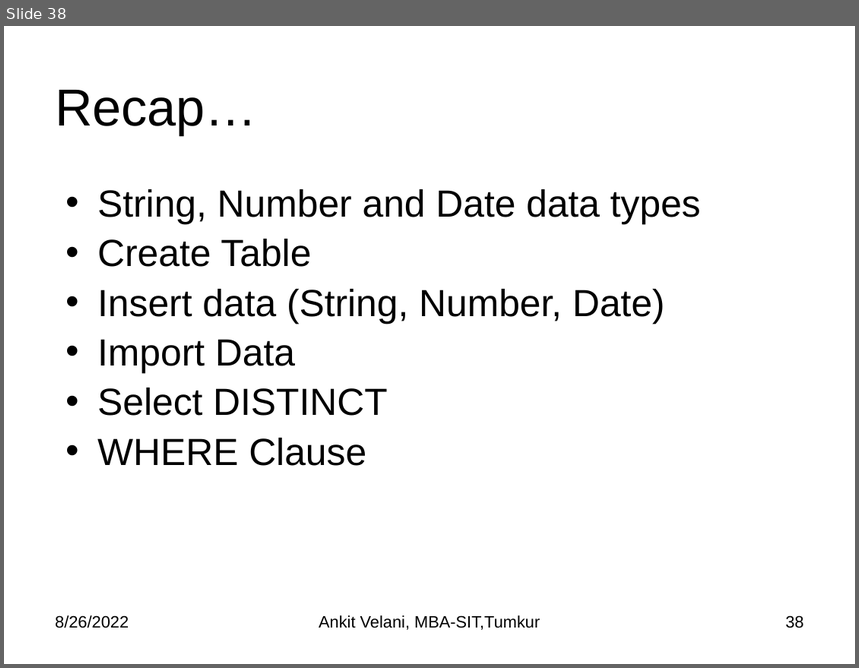
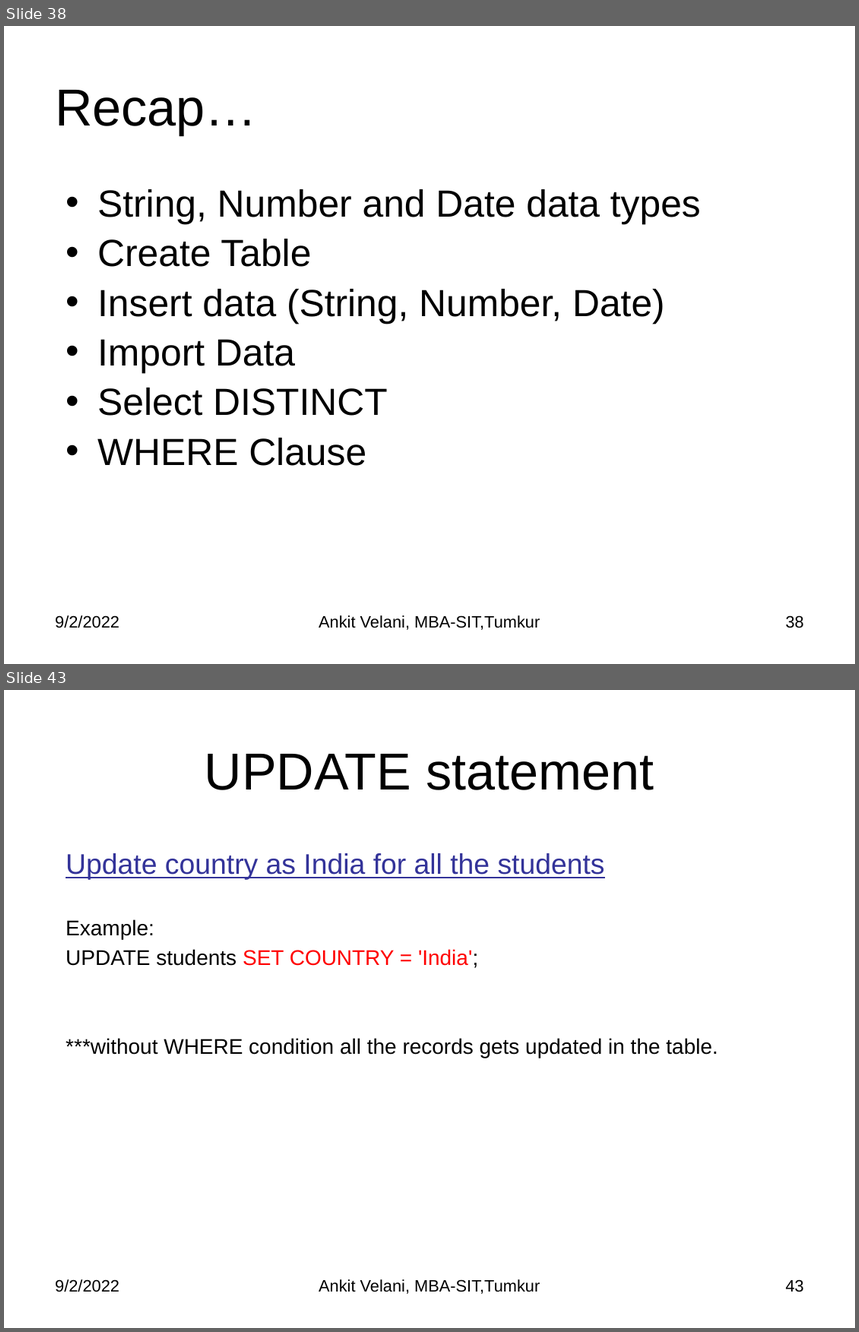
Before and after one commit to sitmbadept/sitmbadept.github.io, a slide deck: BDTM/SQL/Unit-2 MySQL.pptx. Shown one above the other, each under a label of ours: slide 38 before the commit, slides 38 and 43 after it; the slides between them are not shown. The pictures are 859x668 and 859x1332 pixels, drawn with LibreOffice and Linux fonts; fonts in the diff are those of the drawing. Boxes give left, top, right and bottom in pixels: in the first picture for what was removed or moved away, otherwise in the second. Text is boxed around its words. In the diff, an @@ line names an element or a change of style, - is before the commit and + after.

```diff
--- a/BDTM/SQL/Unit-2 MySQL.pptx
+++ b/BDTM/SQL/Unit-2 MySQL.pptx
@@ slide 43 added at bbox=[4, 690, 855, 1328], background #FFFFFF @@
@@ title added at bbox=[205, 754, 654, 790], 44 pt, text #000000 @@
+UPDATE statement
@@ text added at bbox=[66, 853, 718, 1058], 18 pt, text #000000 @@
+Update country as India for all the students
+Example:
+UPDATE students SET COUNTRY = 'India';
+***without WHERE condition all the records gets updated in the table.
@@ text added at bbox=[55, 1280, 120, 1293], 14 pt, text #000000 @@
+9/2/2022
@@ text added at bbox=[319, 1280, 540, 1294], 14 pt, text #000000 @@
+Ankit Velani, MBA-SIT,Tumkur
@@ page number added at bbox=[786, 1280, 804, 1293], 14 pt, text #000000 @@
+43
@@ slide 38 changed as well @@
@@ text at bbox=[55, 616, 120, 629]: text changed @@
-8/26/2022
+9/2/2022
```
Also in this commit, not shown: 36 other slides changed, 43 other slides added, 1 other file.
